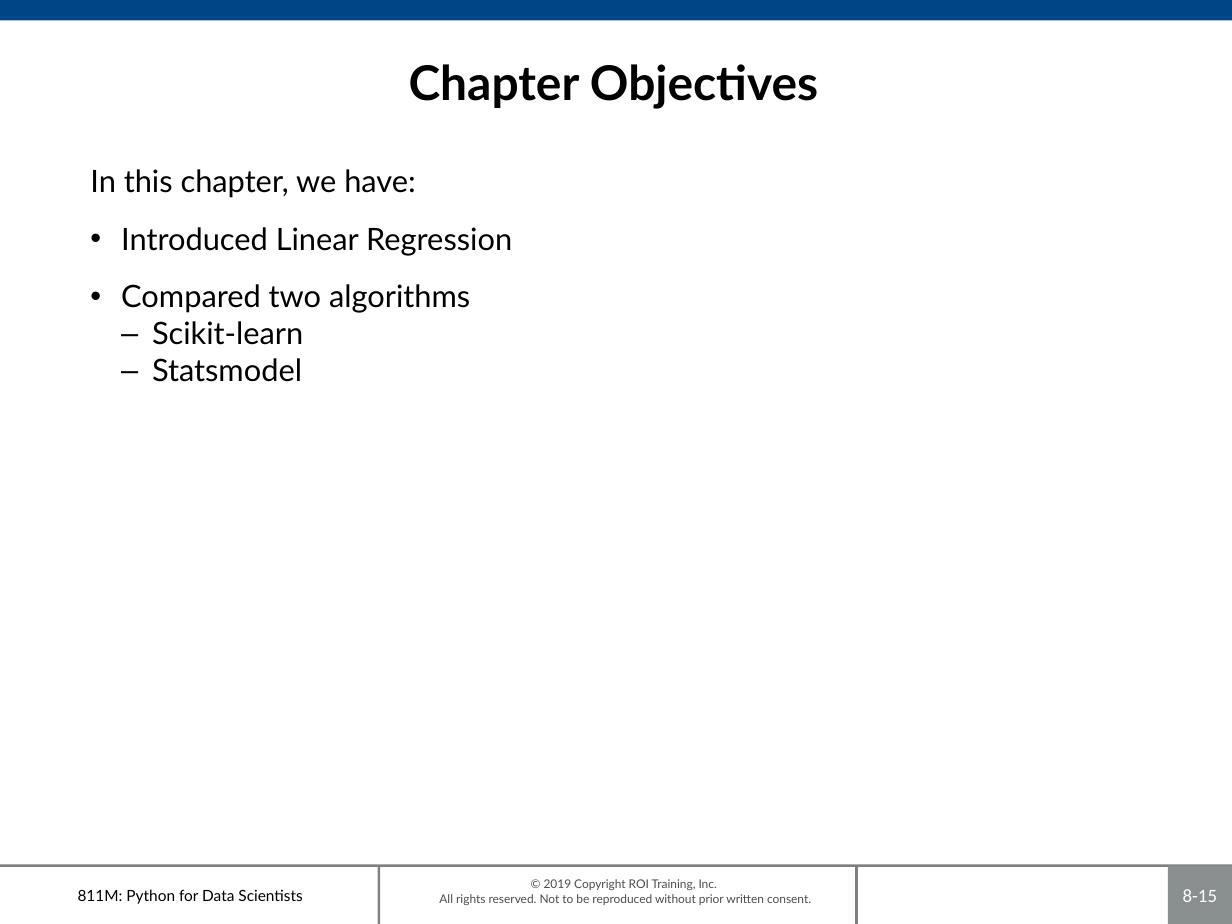
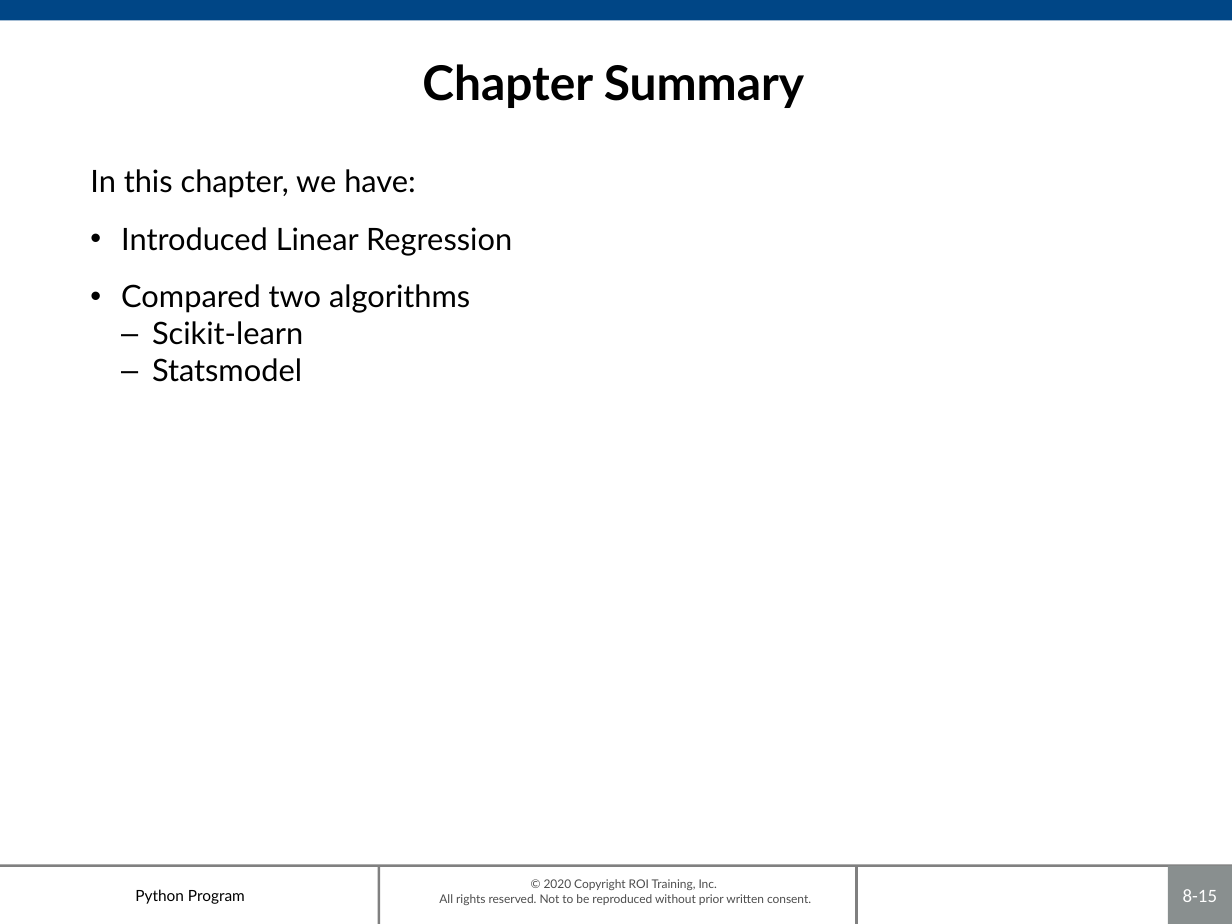
Before and after one commit to roitraining/PythonProgram, a slide deck: slide 15 of Day8-Regression-Graph/Ch08-RegressionAnalysis.pptx. Drawn at 1232x924 pixels with LibreOffice and Linux fonts; fonts in the diff are those of the drawing; background and template pictures are left out. Boxes give left, top, right and bottom in pixels: in the first picture for what was removed or moved away, otherwise in the second. Text is boxed around its words. In the diff, an @@ line names an element or a change of style, - is before the commit and + after.

```diff
--- a/Day8-Regression-Graph/Ch08-RegressionAnalysis.pptx
+++ b/Day8-Regression-Graph/Ch08-RegressionAnalysis.pptx
@@ title at (422,64,804,108): text changed @@
-Chapter Objectives
+Chapter Summary
@@ text at (135,889,245,904): text changed @@
-811M: Python for Data Scientists
+Python Program
@@ text at (439,879,811,905): text changed @@
-© 2019 Copyright ROI Training, Inc.
-All rights reserved. Not to be reproduced without prior written consent.
+© 2020 Copyright ROI Training, Inc.
+All rights reserved. Not to be reproduced without prior written consent.
```
Also in this commit, not shown: 14 other slides changed, 5 other files.
